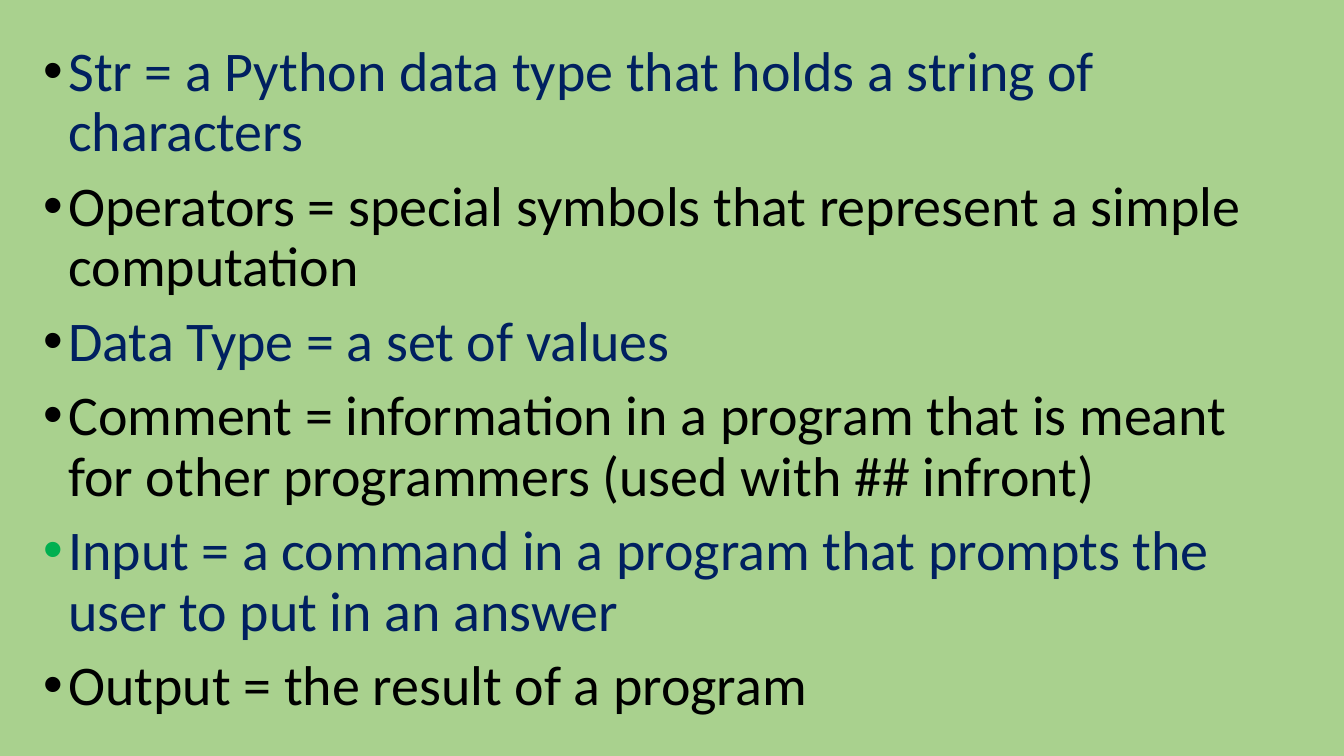
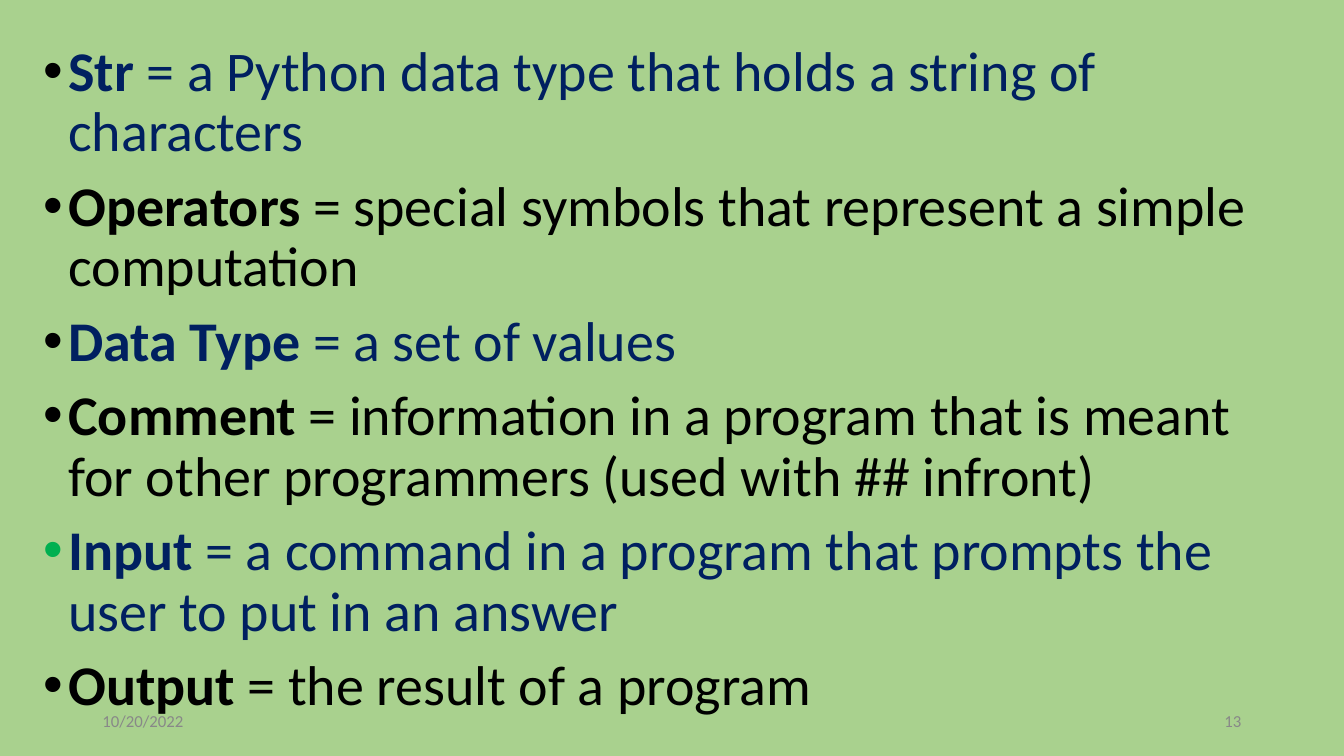
Before and after one commit to torres11991/dap-curriculum, a slide deck: slide 13 of Section05/5.1.1-DAP_IntroToPython.pptx. Drawn at 1344x756 pixels with LibreOffice and Linux fonts; fonts in the diff are those of the drawing. Boxes give left, top, right and bottom in pixels: in the first picture for what was removed or moved away, otherwise in the second. Text is boxed around its words. In the diff, an @@ line names an element or a change of style, - is before the commit and + after.

Commit message:
Add data types

```diff
--- a/Section05/5.1.1-DAP_IntroToPython.pptx
+++ b/Section05/5.1.1-DAP_IntroToPython.pptx
@@ text "Str = a Python data ..." at <box>68,52,1245,718</box>: bold on in "Str", "Operators", "Data Type", "Comment" and 2 more places @@
@@ text added at <box>102,715,183,728</box>, 12 pt, text #888888 @@
+10/20/2022
@@ page number added at <box>1224,716,1241,727</box>, 12 pt, text #888888 @@
+13
```
Also in this commit, not shown: 17 other slides changed, 7 other files.
